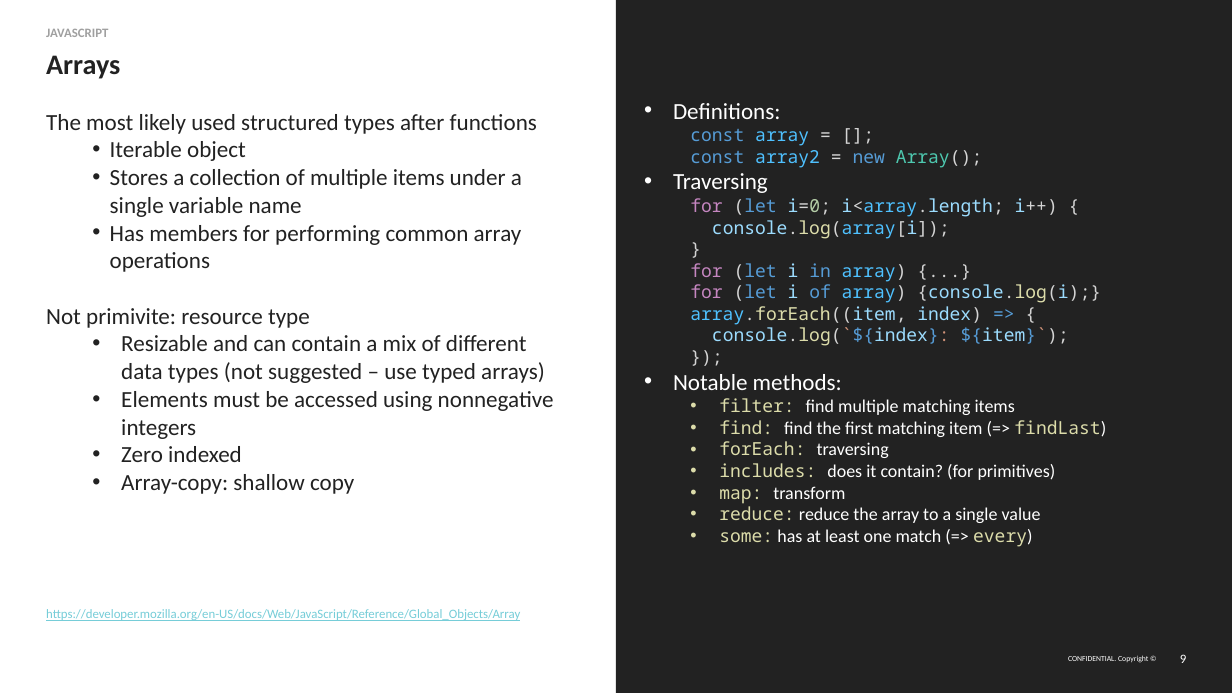
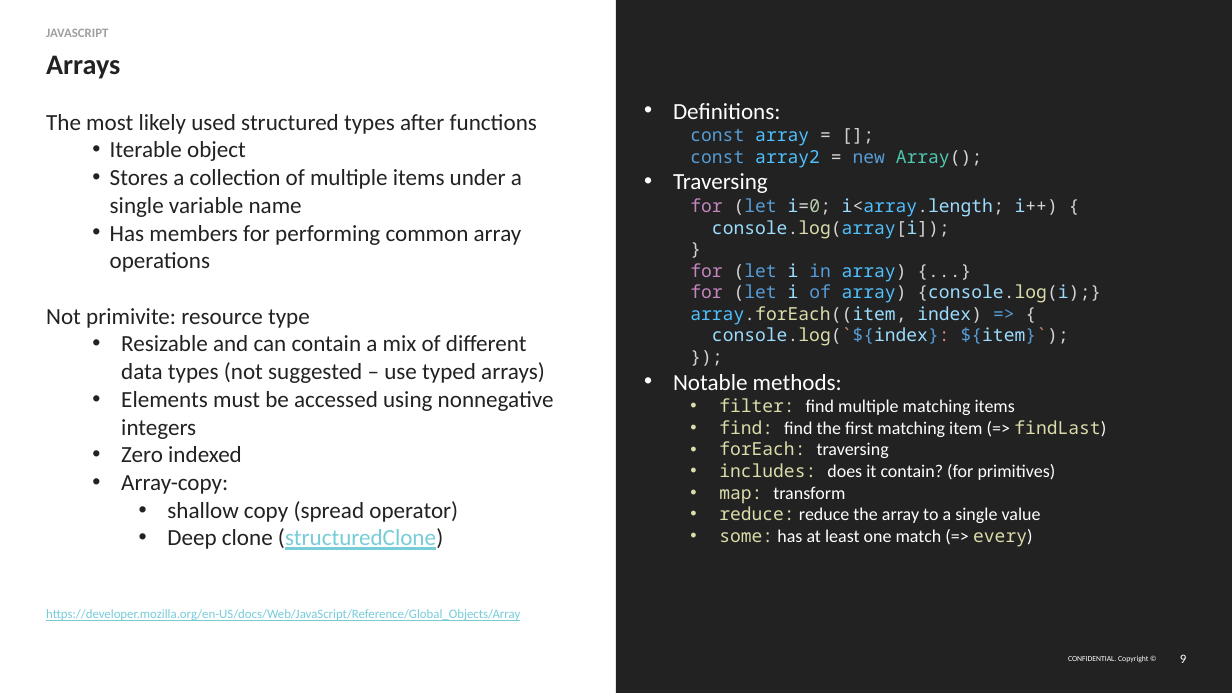
Before and after one commit to epam-nye-cooperation/epam-nye-webapp-2025, a slide deck: slide 9 of slides/02-js-basics.pptx. Drawn at 1232x693 pixels with LibreOffice and Linux fonts; fonts in the diff are those of the drawing; background and template pictures are left out. Boxes give left, top, right and bottom in pixels: in the first picture for what was removed or moved away, otherwise in the second. Text is boxed around its words. In the diff, an @@ line names an element or a change of style, - is before the commit and + after.

Commit message:
fix: add reference to slide

```diff
--- a/slides/02-js-basics.pptx
+++ b/slides/02-js-basics.pptx
@@ text at <box>121,475,458,550</box>: text changed @@
-  • Array-copy: shallow copy
+  • Array-copy:
+    • shallow copy (spread operator)
+    • Deep clone (structuredClone)
```
